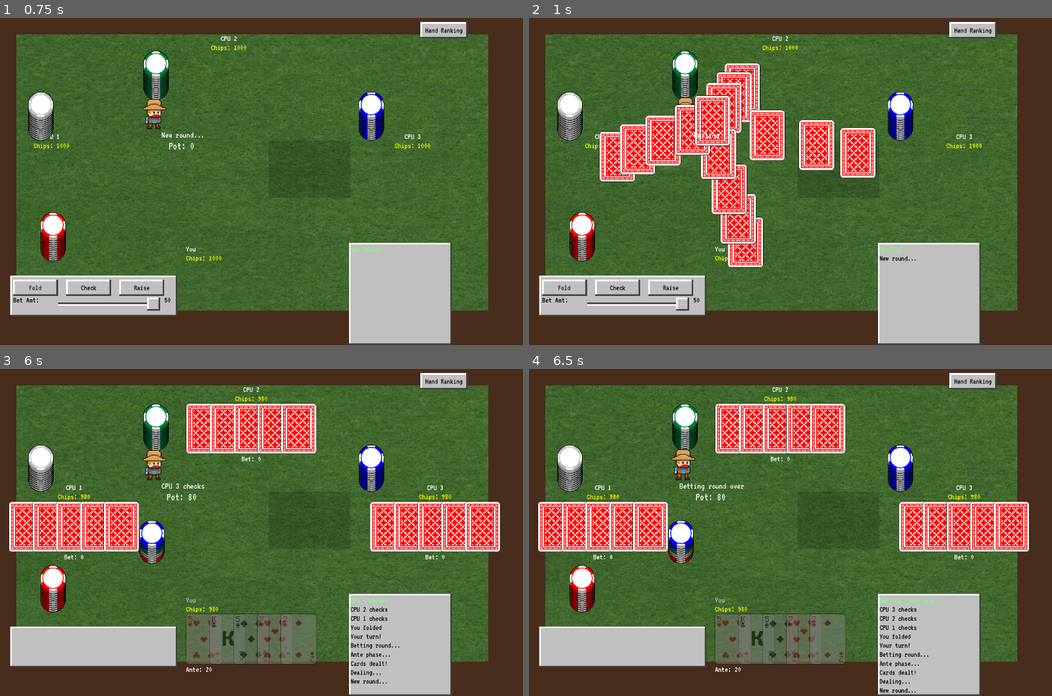
Above: before the commit, frames 1-4 (two rows, left to right).
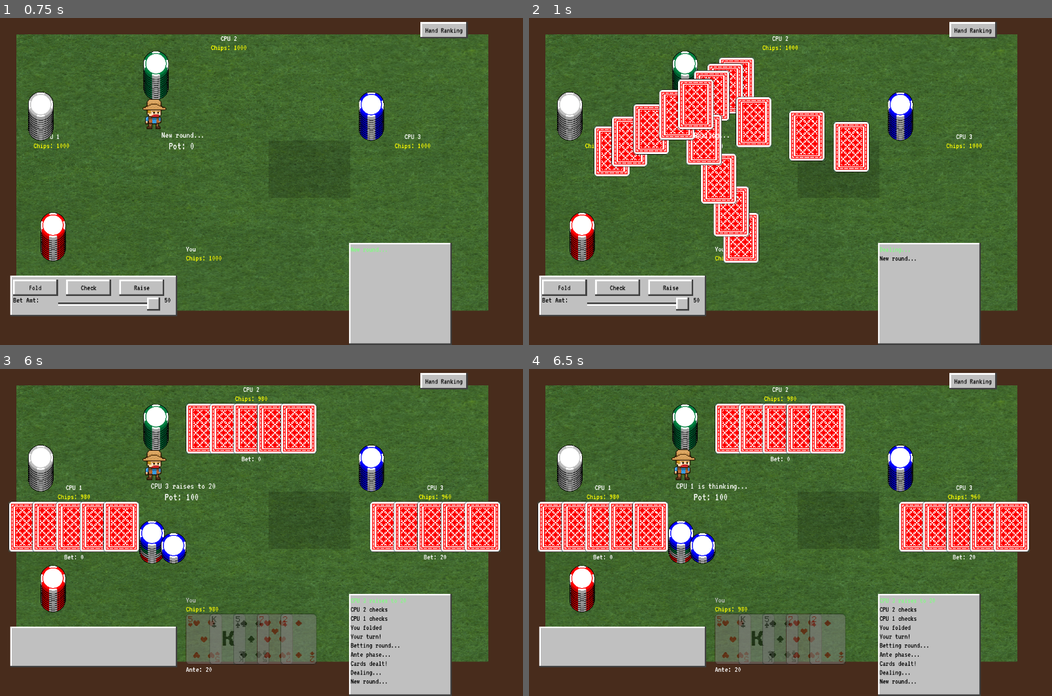
Above: after the commit, the same moments.

Repository: AzureJames/poker-stl
Game: Godot game, scene res://scene/main.tscn
The game is run twice, just before and just after one commit, with the same random seed, the same clock (stepped at 60 frames per second) and the same inputs.
Inputs (mouse positions are in pixels of both pictures, inside the frame that each line leads up to):
- Up to frame 1 (0.75 s): click "Play" at 0.5 s
- Up to frame 2 (1 s): no input
- Up to frame 3 (6 s): click "Hand Ranking" at 1.25 s; click "Fold" at 2 s; click "Hand Ranking" at 2.75 s; click "Hand Ranking" at 3.5 s; move the mouse to (376, 516) at 4.27 s; click (376, 516) at 4.42 s; move the mouse to (156, 548) at 5.02 s; click (156, 548) at 5.17 s; tap Enter at 5.75 s; move the mouse to (313, 460) at 5.77 s; click (313, 460) at 5.92 s
- Up to frame 4 (6.5 s): no input

Frame 1 is identical in both runs. In frame 2, 12% of the frame differs, in the area x 12-67%, y 12-77%; in frame 3, 0.6%; in frame 4, 1.0%.

Commit message:
ui style anims

Diff:
--- a/scene/settings.gd
+++ b/scene/settings.gd
@@ -3,232 +3,61 @@
 var game: Node
 var difficulty_btns: Array = []
 
+@onready var canvas: CanvasLayer = $CanvasLayer
+
 func _ready() -> void:
 	game = get_node("/root/Game")
-	build_ui()
+	difficulty_btns = [%DiffBtn0, %DiffBtn1, %DiffBtn2]
 
-func build_ui():
-	var canvas = $CanvasLayer
+	var bevel_normal = load("res://asset/grey_bevel_normal.png")
+	var bevel_hover = load("res://asset/grey_bevel_hover.png")
+	for btn in [%Speed0, %Speed1, %Speed2]:
+		var npr = btn.get_child(0) as NinePatchRect
+		btn.mouse_entered.connect(func(): npr.texture = bevel_hover)
+		btn.mouse_exited.connect(func(): npr.texture = bevel_normal)
 
-	var bg = ColorRect.new()
-	bg.offset_right = 1120
-	bg.offset_bottom = 800
-	bg.color = Color(0.31422675, 0.43944678, 0.14869595, 1)
-	canvas.add_child(bg)
-
-	var font = load("res://asset/fonts/VT323-Regular.ttf")
-	var bevel = load("res://asset/grey_bevel_normal.png")
-
-	var title_shadow = RichTextLabel.new()
-	title_shadow.offset_left = 280
-	title_shadow.offset_top = 32
-	title_shadow.offset_right = 840
-	title_shadow.offset_bottom = 92
-	title_shadow.add_theme_color_override("default_color", Color(0.45291597, 0.22542924, 0.07002995, 1))
-	title_shadow.add_theme_font_override("normal_font", font)
-	title_shadow.add_theme_font_size_override("normal_font_size", 48)
-	title_shadow.bbcode_enabled = true
-	title_shadow.text = "[center]Settings[/center]"
-	title_shadow.mouse_filter = Control.MOUSE_FILTER_IGNORE
-	canvas.add_child(title_shadow)
-
-	var title = RichTextLabel.new()
-	title.offset_left = 280
-	title.offset_top = 30
-	title.offset_right = 840
-	title.offset_bottom = 90
-	title.add_theme_color_override("default_color", Color(1, 0.8682245, 0.7563993, 1))
-	title.add_theme_font_override("normal_font", font)
-	title.add_theme_font_size_override("normal_font_size", 48)
-	title.bbcode_enabled = true
-	title.text = "[center]Settings[/center]"
-	title.mouse_filter = Control.MOUSE_FILTER_IGNORE
-	canvas.add_child(title)
-
-	var back_btn = Button.new()
-	back_btn.z_index = 7
-	back_btn.offset_left = 19
-	back_btn.offset_top = 25
-	back_btn.offset_right = 103
-	back_btn.offset_bottom = 70
-	back_btn.add_theme_color_override("font_color", Color(0, 0, 0, 1))
-	back_btn.add_theme_font_override("font", font)
-	back_btn.add_theme_font_size_override("font_size", 28)
-	var empty = StyleBoxEmpty.new()
-	back_btn.add_theme_stylebox_override("normal", empty)
-	back_btn.text = "  Back  "
-	back_btn.pressed.connect(_on_back_pressed)
-	canvas.add_child(back_btn)
-
-	var back_bevel = NinePatchRect.new()
-	back_bevel.z_index = -1
-	back_bevel.offset_left = 1
-	back_bevel.offset_top = 1
-	back_bevel.offset_right = 121
-	back_bevel.offset_bottom = 46
-	back_bevel.texture = bevel
-	back_bevel.patch_margin_left = 4
-	back_bevel.patch_margin_top = 4
-	back_bevel.patch_margin_right = 4
-	back_bevel.patch_margin_bottom = 4
-	back_btn.add_child(back_bevel)
-
-	var vbox = VBoxContainer.new()
-	vbox.position = Vector2(350, 160)
-	vbox.size = Vector2(420, 500)
-	vbox.add_theme_constant_override("separation", 30)
-	canvas.add_child(vbox)
-
-	_add_setting_row(vbox, "Discard/Steal Rounds:", _build_discard_toggle())
-	_add_setting_row(vbox, "Speed:", _build_speed_buttons())
-	_add_setting_row(vbox, "Music:", _build_music_toggle())
-	vbox.add_child(_build_difficulty_row())
-
-	_on_difficulty_changed(0)
-
-func _add_setting_row(parent: VBoxContainer, label_text: String, control: Control):
-	var hbox = HBoxContainer.new()
-	hbox.size_flags_horizontal = Control.SIZE_SHRINK_CENTER
-	hbox.add_theme_constant_override("separation", 20)
-
-	var lbl = Label.new()
-	lbl.text = label_text
-	lbl.size = Vector2(250, 40)
-	lbl.add_theme_font_size_override("font_size", 28)
-	lbl.add_theme_color_override("font_color", Color.WHITE)
-	lbl.add_theme_font_override("font", load("res://asset/fonts/VT323-Regular.ttf"))
-	lbl.vertical_alignment = VERTICAL_ALIGNMENT_CENTER
-	hbox.add_child(lbl)
-
-	control.size_flags_horizontal = Control.SIZE_EXPAND_FILL
-	hbox.add_child(control)
-
-	parent.add_child(hbox)
-
-func _build_discard_toggle() -> Control:
-	var btn = CheckButton.new()
-	btn.text = "1 Round"
-	btn.add_theme_font_override("font", load("res://asset/fonts/VT323-Regular.ttf"))
-	btn.add_theme_font_size_override("font_size", 24)
-	btn.add_theme_color_override("font_color", Color.WHITE)
-	btn.toggled.connect(_on_discard_toggled.bind(btn))
-	return btn
-
-func _on_discard_toggled(enabled: bool, btn: CheckButton):
-	game.discard_steal_rnds = [1, 2] if enabled else [1]
-	btn.text = "2 Rounds" if enabled else "1 Round"
-
-func _build_speed_buttons() -> Control:
-	var hbox = HBoxContainer.new()
-	hbox.add_theme_constant_override("separation", 10)
-	var speeds = [0.2, 1.0, 2.0]
-	var font = load("res://asset/fonts/VT323-Regular.ttf")
-	var bevel = load("res://asset/grey_bevel_normal.png")
-	var bevel_hover = load("res://asset/grey_bevel_hover.png")
-	var bevel_pressed = load("res://asset/grey_bevel_pressed.png")
-	for s in speeds:
-		var btn = Button.new()
-		btn.z_index = 2
-		btn.text = "%.1fx" % s
-		btn.add_theme_color_override("font_color", Color(0, 0, 0, 1))
-		btn.add_theme_font_override("font", font)
-		btn.add_theme_font_size_override("font_size", 24)
-		var empty_sb = StyleBoxEmpty.new()
-		btn.add_theme_stylebox_override("normal", empty_sb)
-		btn.pressed.connect(_on_speed_pressed.bind(s))
-		hbox.add_child(btn)
-
-		var bevel_npr = NinePatchRect.new()
-		bevel_npr.z_index = -1
-		bevel_npr.offset_right = 80
-		bevel_npr.offset_bottom = 40
-		bevel_npr.texture = bevel
-		bevel_npr.patch_margin_left = 4
-		bevel_npr.patch_margin_top = 4
-		bevel_npr.patch_margin_right = 4
-		bevel_npr.patch_margin_bottom = 4
-		btn.add_child(bevel_npr)
-
+	for btn in [%DiscardToggle, %MusicToggle]:
+		var npr = btn.get_child(0) as NinePatchRect
+		btn.set_meta(&"base_texture", npr.texture)
 		btn.mouse_entered.connect(func():
-			bevel_npr.texture = bevel_hover
+			btn.set_meta(&"prev_texture", npr.texture)
+			npr.texture = bevel_hover
 		)
 		btn.mouse_exited.connect(func():
-			bevel_npr.texture = bevel
+			npr.texture = btn.get_meta(&"base_texture")
 		)
-	return hbox
+
+	%Speed0.pressed.connect(_on_speed_pressed.bind(0.2))
+	%Speed1.pressed.connect(_on_speed_pressed.bind(1.0))
+	%Speed2.pressed.connect(_on_speed_pressed.bind(2.0))
+
+	for btn in difficulty_btns:
+		btn.pressed.connect(_on_difficulty_changed.bind(difficulty_btns.find(btn)))
+
+
+func _on_discard_toggled():
+	var btn = %DiscardToggle
+	var bevel = btn.get_child(0) as NinePatchRect
+	var is_two = btn.text == "2 Rounds"
+	btn.text = "2 Rounds" if not is_two else "1 Round"
+	game.discard_steal_rnds = [1, 2] if not is_two else [1]
+	var tex = load("res://asset/grey_bevel_pressed.png") if not is_two else load("res://asset/grey_bevel_normal.png")
+	bevel.texture = tex
+	btn.set_meta(&"base_texture", tex)
 
 func _on_speed_pressed(val: float):
 	game.time_scale = val
 
-func _build_music_toggle() -> Control:
-	var btn = CheckButton.new()
-	btn.button_pressed = true
-	btn.text = "On"
-	btn.add_theme_font_override("font", load("res://asset/fonts/VT323-Regular.ttf"))
-	btn.add_theme_font_size_override("font_size", 24)
-	btn.add_theme_color_override("font_color", Color.WHITE)
-	btn.toggled.connect(_on_music_toggled)
-	return btn
-
-func _on_music_toggled(enabled: bool):
-	if !enabled: %Music.stop()
+func _on_music_toggled():
+	var btn = %MusicToggle
+	var bevel = btn.get_child(0) as NinePatchRect
+	var is_on = btn.text == " On "
+	btn.text = " Off " if is_on else " On "
+	var tex = load("res://asset/grey_bevel_pressed.png") if is_on else load("res://asset/grey_bevel_normal.png")
+	bevel.texture = tex
+	btn.set_meta(&"base_texture", tex)
+	if is_on: %Music.stop()
 	else: %Music.play()
-
-func _build_difficulty_row() -> Control:
-	var hbox = HBoxContainer.new()
-	hbox.size_flags_horizontal = Control.SIZE_SHRINK_CENTER
-	hbox.add_theme_constant_override("separation", 20)
-
-	var lbl = Label.new()
-	lbl.text = "CPU Difficulty:"
-	lbl.size = Vector2(250, 40)
-	lbl.add_theme_font_size_override("font_size", 28)
-	lbl.add_theme_color_override("font_color", Color.WHITE)
-	lbl.add_theme_font_override("font", load("res://asset/fonts/VT323-Regular.ttf"))
-	lbl.vertical_alignment = VERTICAL_ALIGNMENT_CENTER
-	hbox.add_child(lbl)
-
-	var btn_hbox = HBoxContainer.new()
-	btn_hbox.add_theme_constant_override("separation", 10)
-	btn_hbox.size_flags_horizontal = Control.SIZE_EXPAND_FILL
-	var font = load("res://asset/fonts/VT323-Regular.ttf")
-	var bevel = load("res://asset/grey_bevel_normal.png")
-	var bevel_hover = load("res://asset/grey_bevel_hover.png")
-	var bevel_pressed = load("res://asset/grey_bevel_pressed.png")
-	var labels = ["Easy", "Medium", "Hard"]
-	for idx in 3:
-		var btn = Button.new()
-		btn.z_index = 3
-		btn.text = labels[idx]
-		btn.add_theme_color_override("font_color", Color(0, 0, 0, 1))
-		btn.add_theme_font_override("font", font)
-		btn.add_theme_font_size_override("font_size", 24)
-		var empty_sb = StyleBoxEmpty.new()
-		btn.add_theme_stylebox_override("normal", empty_sb)
-		btn.pressed.connect(_on_difficulty_changed.bind(idx))
-		btn_hbox.add_child(btn)
-
-		var bevel_npr = NinePatchRect.new()
-		bevel_npr.z_index = -1
-		bevel_npr.offset_right = 80
-		bevel_npr.offset_bottom = 40
-		bevel_npr.texture = bevel
-		bevel_npr.patch_margin_left = 4
-		bevel_npr.patch_margin_top = 4
-		bevel_npr.patch_margin_right = 4
-		bevel_npr.patch_margin_bottom = 4
-		btn.add_child(bevel_npr)
-
-		btn.mouse_entered.connect(func():
-			bevel_npr.texture = bevel_hover
-		)
-		btn.mouse_exited.connect(func():
-			bevel_npr.texture = bevel
-		)
-		difficulty_btns.append(btn)
-	hbox.add_child(btn_hbox)
-
-	return hbox
 
 func _on_difficulty_changed(idx: int = 0):
 	for i in 3:
@@ -238,7 +67,7 @@
 		game._on_difficulty_changed(idx)
 
 func _show():
-	$CanvasLayer.visible = true
+	canvas.visible = true
 
 func _on_back_pressed():
-	$CanvasLayer.visible = false
+	canvas.visible = false
--- a/scene/settings.tscn
+++ b/scene/settings.tscn
@@ -1,6 +1,17 @@
 [gd_scene format=3 uid="uid://c8337g16vgkg1"]
 
 [ext_resource type="Script" uid="uid://c8w3unm8jexfk" path="res://scene/settings.gd" id="1_3qmv"]
+[ext_resource type="FontFile" uid="uid://y7wadv3p321g" path="res://asset/fonts/VT323-Regular.ttf" id="2_brvt"]
+[ext_resource type="Texture2D" uid="uid://pw01ihcm8aot" path="res://asset/grey_bevel_normal.png" id="3_0ha6"]
+[ext_resource type="Texture2D" uid="uid://dq7ma6xnki62d" path="res://asset/grey_bevel_pressed.png" id="5_7ma6"]
+
+[sub_resource type="StyleBoxEmpty" id="StyleBoxEmpty_1"]
+
+[sub_resource type="StyleBoxEmpty" id="StyleBoxEmpty_4"]
+
+[sub_resource type="StyleBoxEmpty" id="StyleBoxEmpty_2"]
+
+[sub_resource type="StyleBoxEmpty" id="StyleBoxEmpty_3"]
 
 [node name="Settings" type="Control" unique_id=1831244114]
 layout_mode = 3
@@ -12,3 +23,311 @@
 [node name="CanvasLayer" type="CanvasLayer" parent="." unique_id=1354656646]
 layer = 6
 visible = false
+
+[node name="BG" type="ColorRect" parent="CanvasLayer" unique_id=360830360]
+offset_right = 1120.0
+offset_bottom = 800.0
+color = Color(0.31422675, 0.43944678, 0.14869595, 1)
+metadata/_edit_lock_ = true
+
+[node name="TitleShadow" type="RichTextLabel" parent="CanvasLayer" unique_id=769376465]
+offset_left = 280.0
+offset_top = 32.0
+offset_right = 840.0
+offset_bottom = 92.0
+mouse_filter = 2
+theme_override_colors/default_color = Color(0.45291597, 0.22542924, 0.07002995, 1)
+theme_override_fonts/normal_font = ExtResource("2_brvt")
+theme_override_font_sizes/normal_font_size = 48
+bbcode_enabled = true
+text = "[center]Settings[/center]"
+
+[node name="Title" type="RichTextLabel" parent="CanvasLayer" unique_id=341250801]
+offset_left = 280.0
+offset_top = 30.0
+offset_right = 840.0
+offset_bottom = 90.0
+mouse_filter = 2
+theme_override_colors/default_color = Color(1, 0.8682245, 0.7563993, 1)
+theme_override_fonts/normal_font = ExtResource("2_brvt")
+theme_override_font_sizes/normal_font_size = 48
+bbcode_enabled = true
+text = "[center]Settings[/center]"
+
+[node name="BackButton" type="Button" parent="CanvasLayer" unique_id=1006020758]
+z_index = 7
+offset_left = 19.0
+offset_top = 25.0
+offset_right = 103.0
+offset_bottom = 70.0
+theme_override_colors/font_color = Color(0, 0, 0, 1)
+theme_override_fonts/font = ExtResource("2_brvt")
+theme_override_font_sizes/font_size = 28
+theme_override_styles/normal = SubResource("StyleBoxEmpty_1")
+text = "  Back  "
+
+[node name="BackBevel" type="NinePatchRect" parent="CanvasLayer/BackButton" unique_id=394926931]
+z_index = -1
+layout_mode = 0
+offset_left = 1.0
+offset_top = 1.0
+offset_right = 121.0
+offset_bottom = 46.0
+texture = ExtResource("3_0ha6")
+patch_margin_left = 4
+patch_margin_top = 4
+patch_margin_right = 4
+patch_margin_bottom = 4
+
+[node name="VBox" type="VBoxContainer" parent="CanvasLayer" unique_id=1392275421]
+offset_left = 350.0
+offset_top = 160.0
+offset_right = 770.0
+offset_bottom = 660.0
+theme_override_constants/separation = 30
+
+[node name="DiscardRow" type="HBoxContainer" parent="CanvasLayer/VBox" unique_id=87244926]
+layout_mode = 2
+size_flags_horizontal = 3
+theme_override_constants/separation = 20
+
+[node name="DiscardLabel" type="Label" parent="CanvasLayer/VBox/DiscardRow" unique_id=1464486728]
+custom_minimum_size = Vector2(250, 40)
+layout_mode = 2
+theme_override_colors/font_color = Color(1, 1, 1, 1)
+theme_override_fonts/font = ExtResource("2_brvt")
+theme_override_font_sizes/font_size = 28
+text = "Discard/Steal Rounds:"
+vertical_alignment = 1
+
+[node name="DiscardToggle" type="Button" parent="CanvasLayer/VBox/DiscardRow" unique_id=1597130026]
+unique_name_in_owner = true
+z_index = 2
+custom_minimum_size = Vector2(79, 0)
+layout_mode = 2
+theme_override_colors/font_color = Color(0, 0, 0, 1)
+theme_override_fonts/font = ExtResource("2_brvt")
+theme_override_font_sizes/font_size = 24
+theme_override_styles/normal = SubResource("StyleBoxEmpty_4")
+text = "1 Round"
+
+[node name="DiscardToggleBevel" type="NinePatchRect" parent="CanvasLayer/VBox/DiscardRow/DiscardToggle" unique_id=1686893871]
+z_index = -1
+layout_mode = 0
+offset_right = 80.0
+offset_bottom = 40.0
+texture = ExtResource("3_0ha6")
+patch_margin_left = 4
+patch_margin_top = 4
+patch_margin_right = 4
+patch_margin_bottom = 4
+
+[node name="SpeedRow" type="HBoxContainer" parent="CanvasLayer/VBox" unique_id=32430970]
+layout_mode = 2
+size_flags_horizontal = 3
+theme_override_constants/separation = 20
+
+[node name="SpeedLabel" type="Label" parent="CanvasLayer/VBox/SpeedRow" unique_id=633170603]
+custom_minimum_size = Vector2(250, 40)
+layout_mode = 2
+theme_override_colors/font_color = Color(1, 1, 1, 1)
+theme_override_fonts/font = ExtResource("2_brvt")
+theme_override_font_sizes/font_size = 28
+text = "Speed:"
+vertical_alignment = 1
+
+[node name="SpeedBtns" type="HBoxContainer" parent="CanvasLayer/VBox/SpeedRow" unique_id=572820513]
+layout_mode = 2
+size_flags_horizontal = 3
+theme_override_constants/separation = 23
+
+[node name="Speed0" type="Button" parent="CanvasLayer/VBox/SpeedRow/SpeedBtns" unique_id=596106779]
+unique_name_in_owner = true
+z_index = 2
+custom_minimum_size = Vector2(50, 0)
+layout_mode = 2
+theme_override_colors/font_color = Color(0, 0, 0, 1)
+theme_override_fonts/font = ExtResource("2_brvt")
+theme_override_font_sizes/font_size = 24
+theme_override_styles/normal = SubResource("StyleBoxEmpty_2")
+text = " 5 x"
+
+[node name="SpeedBevel0" type="NinePatchRect" parent="CanvasLayer/VBox/SpeedRow/SpeedBtns/Speed0" unique_id=2113295408]
+z_index = -1
+layout_mode = 0
+offset_right = 56.0
+offset_bottom = 40.0
+texture = ExtResource("3_0ha6")
+patch_margin_left = 4
+patch_margin_top = 4
+patch_margin_right = 4
+patch_margin_bottom = 4
+
+[node name="Speed1" type="Button" parent="CanvasLayer/VBox/SpeedRow/SpeedBtns" unique_id=378314186]
+unique_name_in_owner = true
+z_index = 2
+custom_minimum_size = Vector2(55, 0)
+layout_mode = 2
+theme_override_colors/font_color = Color(0, 0, 0, 1)
+theme_override_fonts/font = ExtResource("2_brvt")
+theme_override_font_sizes/font_size = 24
+theme_override_styles/normal = SubResource("StyleBoxEmpty_2")
+text = " 1 x"
+
+[node name="SpeedBevel1" type="NinePatchRect" parent="CanvasLayer/VBox/SpeedRow/SpeedBtns/Speed1" unique_id=590979483]
+z_index = -1
+custom_minimum_size = Vector2(60, 0)
+layout_mode = 0
+offset_right = 60.0
+offset_bottom = 40.0
+texture = ExtResource("3_0ha6")
+patch_margin_left = 4
+patch_margin_top = 4
+patch_margin_right = 4
+patch_margin_bottom = 4
+
+[node name="Speed2" type="Button" parent="CanvasLayer/VBox/SpeedRow/SpeedBtns" unique_id=712318652]
+unique_name_in_owner = true
+z_index = 2
+custom_minimum_size = Vector2(55, 0)
+layout_mode = 2
+theme_override_colors/font_color = Color(0, 0, 0, 1)
+theme_override_fonts/font = ExtResource("2_brvt")
+theme_override_font_sizes/font_size = 24
+theme_override_styles/normal = SubResource("StyleBoxEmpty_2")
+text = "1/2 x"
+
+[node name="SpeedBevel2" type="NinePatchRect" parent="CanvasLayer/VBox/SpeedRow/SpeedBtns/Speed2" unique_id=223141271]
+z_index = -1
+layout_mode = 0
+offset_right = 63.0
+offset_bottom = 40.0
+texture = ExtResource("3_0ha6")
+patch_margin_left = 4
+patch_margin_top = 4
+patch_margin_right = 4
+patch_margin_bottom = 4
+
+[node name="MusicRow" type="HBoxContainer" parent="CanvasLayer/VBox" unique_id=207080213]
+layout_mode = 2
+size_flags_horizontal = 3
+theme_override_constants/separation = 20
+
+[node name="MusicLabel" type="Label" parent="CanvasLayer/VBox/MusicRow" unique_id=774180435]
+custom_minimum_size = Vector2(250, 40)
+layout_mode = 2
+theme_override_colors/font_color = Color(1, 1, 1, 1)
+theme_override_fonts/font = ExtResource("2_brvt")
+theme_override_font_sizes/font_size = 28
+text = "Music:"
+vertical_alignment = 1
+
+[node name="MusicToggle" type="Button" parent="CanvasLayer/VBox/MusicRow" unique_id=769866549]
+unique_name_in_owner = true
+z_index = 2
+layout_mode = 2
+theme_override_colors/font_color = Color(0, 0, 0, 1)
+theme_override_fonts/font = ExtResource("2_brvt")
+theme_override_font_sizes/font_size = 24
+theme_override_styles/normal = SubResource("StyleBoxEmpty_4")
+text = " On "
+
+[node name="MusicToggleBevel" type="NinePatchRect" parent="CanvasLayer/VBox/MusicRow/MusicToggle" unique_id=1409600150]
+z_index = -1
+layout_mode = 0
+offset_right = 42.0
+offset_bottom = 40.0
+texture = ExtResource("5_7ma6")
+patch_margin_left = 4
+patch_margin_top = 4
+patch_margin_right = 4
+patch_margin_bottom = 4
+
+[node name="DiffRow" type="HBoxContainer" parent="CanvasLayer/VBox" unique_id=2128550204]
+layout_mode = 2
+size_flags_horizontal = 3
+theme_override_constants/separation = 20
+
+[node name="DiffLabel" type="Label" parent="CanvasLayer/VBox/DiffRow" unique_id=1137329053]
+custom_minimum_size = Vector2(250, 40)
+layout_mode = 2
+theme_override_colors/font_color = Color(1, 1, 1, 1)
+theme_override_fonts/font = ExtResource("2_brvt")
+theme_override_font_sizes/font_size = 28
+text = "CPU Difficulty:"
+vertical_alignment = 1
+
+[node name="DiffBtns" type="HBoxContainer" parent="CanvasLayer/VBox/DiffRow" unique_id=1140557940]
+layout_mode = 2
+size_flags_horizontal = 3
+theme_override_constants/separation = 10
+
+[node name="DiffBtn0" type="Button" parent="CanvasLayer/VBox/DiffRow/DiffBtns" unique_id=1524146876]
+unique_name_in_owner = true
+z_index = 3
+custom_minimum_size = Vector2(55, 0)
+layout_mode = 2
+theme_override_colors/font_color = Color(0, 0, 0, 1)
+theme_override_fonts/font = ExtResource("2_brvt")
+theme_override_font_sizes/font_size = 24
+theme_override_styles/normal = SubResource("StyleBoxEmpty_3")
+text = "Easy"
+
+[node name="DiffBevel0" type="NinePatchRect" parent="CanvasLayer/VBox/DiffRow/DiffBtns/DiffBtn0" unique_id=753417440]
+z_index = -1
+layout_mode = 0
+offset_right = 58.0
+offset_bottom = 40.0
+texture = ExtResource("3_0ha6")
+patch_margin_left = 4
+patch_margin_top = 4
+patch_margin_right = 4
+patch_margin_bottom = 4
+
+[node name="DiffBtn1" type="Button" parent="CanvasLayer/VBox/DiffRow/DiffBtns" unique_id=383326568]
+unique_name_in_owner = true
+z_index = 3
+custom_minimum_size = Vector2(55, 0)
+layout_mode = 2
+theme_override_colors/font_color = Color(0, 0, 0, 1)
+theme_override_fonts/font = ExtResource("2_brvt")
+theme_override_font_sizes/font_size = 24
+theme_override_styles/normal = SubResource("StyleBoxEmpty_3")
+text = "Medium"
+
+[node name="DiffBevel1" type="NinePatchRect" parent="CanvasLayer/VBox/DiffRow/DiffBtns/DiffBtn1" unique_id=1088240211]
+z_index = -1
+layout_mode = 0
+offset_right = 66.0
+offset_bottom = 40.0
+texture = ExtResource("3_0ha6")
+patch_margin_left = 4
+patch_margin_top = 4
+patch_margin_right = 4
+patch_margin_bottom = 4
+
+[node name="DiffBtn2" type="Button" parent="CanvasLayer/VBox/DiffRow/DiffBtns" unique_id=1037264656]
+unique_name_in_owner = true
+z_index = 3
+custom_minimum_size = Vector2(55, 0)
+layout_mode = 2
+theme_override_colors/font_color = Color(0, 0, 0, 1)
+theme_override_fonts/font = ExtResource("2_brvt")
+theme_override_font_sizes/font_size = 24
+theme_override_styles/normal = SubResource("StyleBoxEmpty_3")
+text = "Hard"
+
+[node name="DiffBevel2" type="NinePatchRect" parent="CanvasLayer/VBox/DiffRow/DiffBtns/DiffBtn2" unique_id=865250995]
+z_index = -1
+layout_mode = 0
+offset_right = 58.0
+offset_bottom = 40.0
+texture = ExtResource("3_0ha6")
+patch_margin_left = 4
+patch_margin_top = 4
+patch_margin_right = 4
+patch_margin_bottom = 4
+
+[connection signal="pressed" from="CanvasLayer/BackButton" to="." method="_on_back_pressed"]
+[connection signal="pressed" from="CanvasLayer/VBox/DiscardRow/DiscardToggle" to="." method="_on_discard_toggled"]
+[connection signal="pressed" from="CanvasLayer/VBox/MusicRow/MusicToggle" to="." method="_on_music_toggled"]
--- a/scene/startmenu_box_container.gd
+++ b/scene/startmenu_box_container.gd
@@ -7,6 +7,7 @@
 		get_parent().get_parent().get_parent().call_deferred('start_game')
 		%Music.stream = load("res://asset/Audio/poker4.mp3")
 		%Music.volume_db = 0.0
+		if Globals.music: %Music.play()
 	get_parent().get_parent().visible = !get_parent().get_parent().visible
 
 
--- a/script/game_manager.gd
+++ b/script/game_manager.gd
@@ -47,6 +47,7 @@
 func _ready():
 	randomize()
 	$UIManager.build_ui()
+	_on_difficulty_changed(1)
 
 func _physics_process(delta: float) -> void:
 	if Input.is_action_just_pressed("ui_cancel"):
@@ -196,7 +197,7 @@
 	$UIManager.announce("Dealing...")
 	build_deck()
 
-	var center_pos = Vector2(441, 260)
+	var center_pos = %Dealer.position
 
 	var targets = []
 	for i in range(NUM_PLAYERS):
@@ -260,6 +261,18 @@
 		community_cards.append(card)
 	var idx = community_cards.size() - 1
 	var card_pos = Vector2(665 + idx * 89, 309)
+	var anim_cards = Node
+	var tr = $UIManager.make_card_back_sprite()
+	tr.position = %Dealer.position
+	add_child(tr)
+	var tween = create_tween()
+	tween.tween_property(tr, "position", card_pos - Vector2(Globals.CARD_W * 0.5, Globals.CARD_H * 0.5), 0.5).set_trans(Tween.TRANS_QUAD).set_ease(Tween.EASE_OUT)
+	await get_tree().create_timer(0.54 * time_scale).timeout
+	tr.queue_free()
+
+
+
+
 	$UIManager.set_community_card(idx, community_cards[idx].suit, community_cards[idx].rank, card_pos)
 	$SoundManager.play_card_place()
 	$UIManager.announce("Flop: %s" % Globals.card_name(community_cards[idx].suit, community_cards[idx].rank) if community_cards.size() > 0 else "")
--- a/script/globals.gd
+++ b/script/globals.gd
@@ -9,6 +9,7 @@
 
 var playing := false
 var sudden_death := false
+var music := true
 
 const SUIT_SYMBOL = {
 	Suit.CLUBS: "♣",
